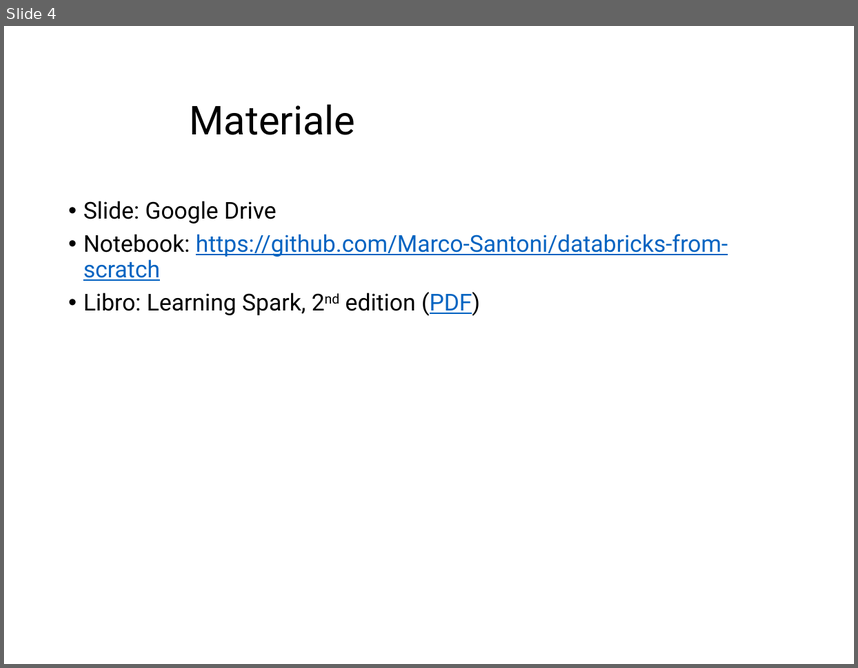
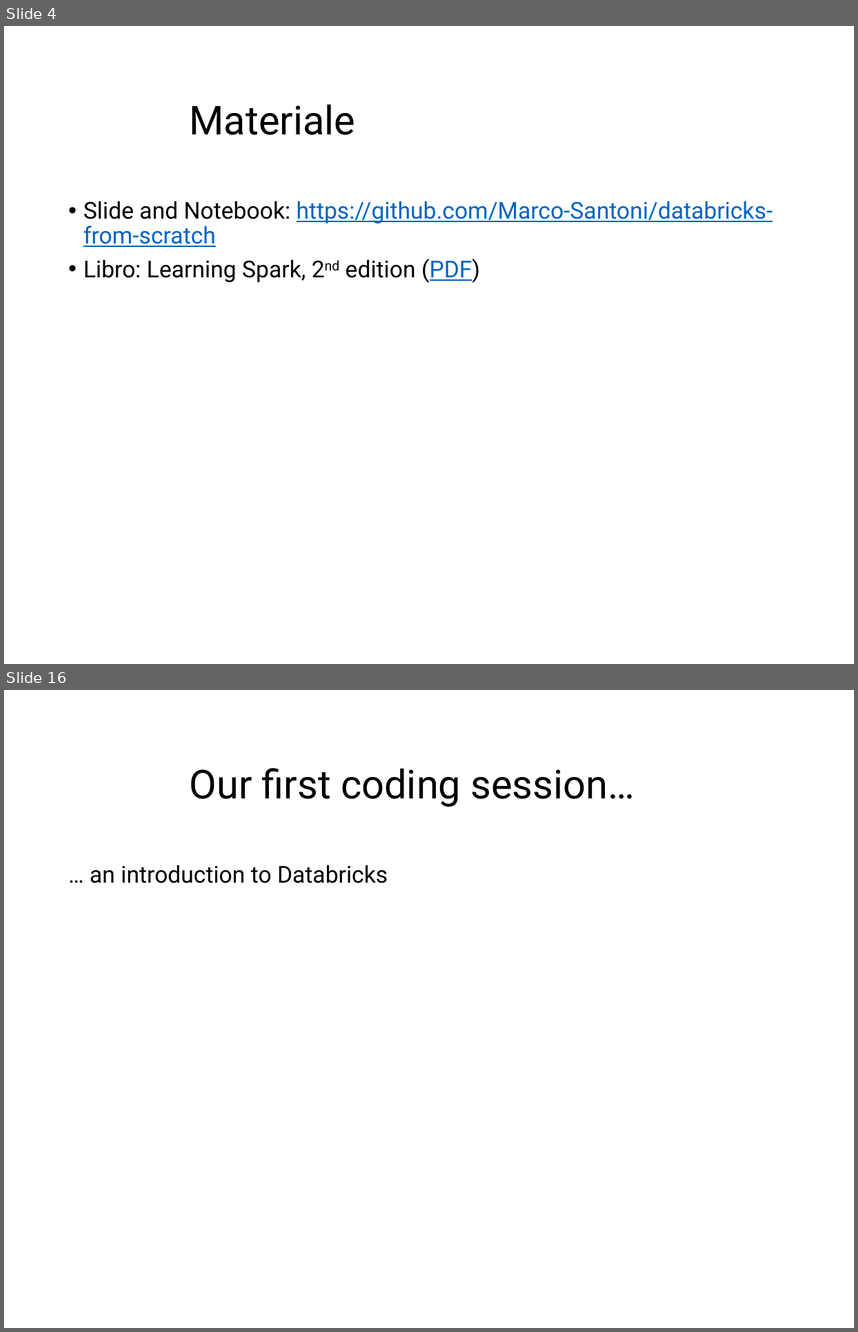
Before and after one commit to Marco-Santoni/databricks-from-scratch, a slide deck: training-spark/0_Intro_v1.pptx. Shown one above the other, each under a label of ours: slide 4 before the commit, slides 4 and 16 after it; the slides between them are not shown. The pictures are 858x668 and 858x1332 pixels, drawn with LibreOffice and Linux fonts; fonts in the diff are those of the drawing; background and template pictures are left out. Boxes give left, top, right and bottom in pixels: in the first picture for what was removed or moved away, otherwise in the second. Text is boxed around its words. In the diff, an @@ line names an element or a change of style, - is before the commit and + after.

```diff
--- a/training-spark/0_Intro_v1.pptx
+++ b/training-spark/0_Intro_v1.pptx
@@ slide 16 added at (4, 690, 854, 1328), background #FFFFFF @@
@@ title added at (190, 768, 635, 807), 48 pt, text #000000 @@
+Our first coding session…
@@ text added at (90, 865, 388, 883), 28 pt, text #000000 @@
+… an introduction to Databricks
@@ slide 4 changed as well @@
@@ text at (83, 201, 773, 247): text changed @@
-• Slide: Google Drive
-• Notebook: https://github.com/Marco-Santoni/databricks-from-scratch
+• Slide and Notebook: https://github.com/Marco-Santoni/databricks-from-scratch
```
Also in this commit, not shown: 1 other slide changed, 11 other slides added, 1 slide removed.
